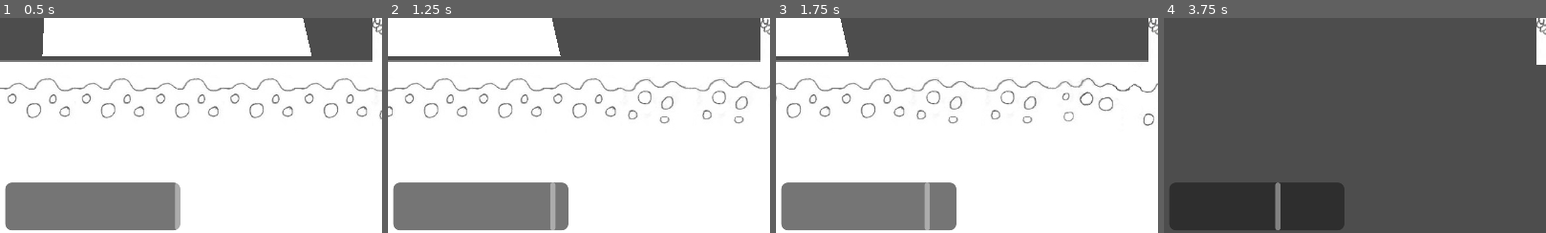
Above: before the commit, frames 1-4 (left to right).
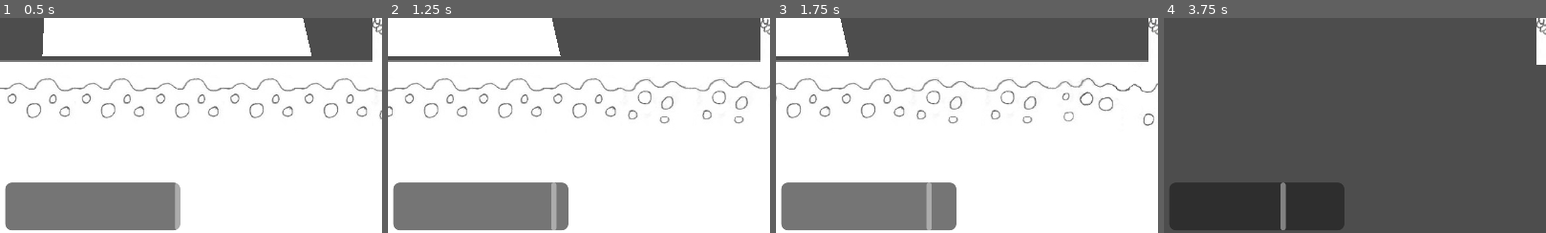
Above: after the commit, the same moments.

Repository: Arloco/game
Game: Godot game, scene res://outside.tscn
The game is run twice, just before and just after one commit, with the same random seed, the same clock (stepped at 60 frames per second) and the same inputs. The engine's default icon, where the game draws it, is replaced by a stand-in: a white triangle on a blue panel in a dark square.
Inputs (mouse positions are % of the whole screen's width and height, from its top left):
- Up to frame 1 (0.5 s): no input
- Up to frame 2 (1.25 s): tap Enter at 0.5 s; move the mouse to (72, 45) at 0.52 s; hold Right (ui_right) from 0.53 s (still down); click (72, 45) at 0.6 s; tap Space (ui_select) at 0.77 s
- Up to frame 3 (1.75 s): keep holding Right (ui_right); move the mouse to (30, 55) at 1.27 s; click (30, 55) at 1.35 s; tap Space (ui_select) at 1.52 s
- Up to frame 4 (3.75 s): move the mouse to (60, 28) at 2.02 s; release Right (ui_right) at 2.03 s; hold Left (ui_left) 2.03-2.78 s; click (60, 28) at 2.1 s; move the mouse to (45, 70) at 2.77 s; hold Right (ui_right) from 2.78 s (still down); click (45, 70) at 2.85 s; tap Space (ui_select) at 3.02 s; move the mouse to (80, 65) at 3.52 s; click (80, 65) at 3.6 s
The pictures show only the part of the screen within x 0-50%, y 50-100%; the shares and areas given below are measured in that part.

Frame 1 is identical in both runs. In frame 2, 0.1% of the frame differs, in the area x 42-44%, y 76-99%; in frame 3, 0.2%; in frame 4, 0.7%, in the area x 29-32%, y 76-99%.

Commit message:
change regain speed

Diff:
--- a/character_body_2d.tscn
+++ b/character_body_2d.tscn
@@ -5,6 +5,7 @@
 
 [node name="CharacterBody2D" type="CharacterBody2D"]
 script = ExtResource("1_udvd1")
+regen_rate = 5
 
 [node name="CollisionPolygon2D" type="CollisionPolygon2D" parent="."]
 position = Vector2(-288, -24)
